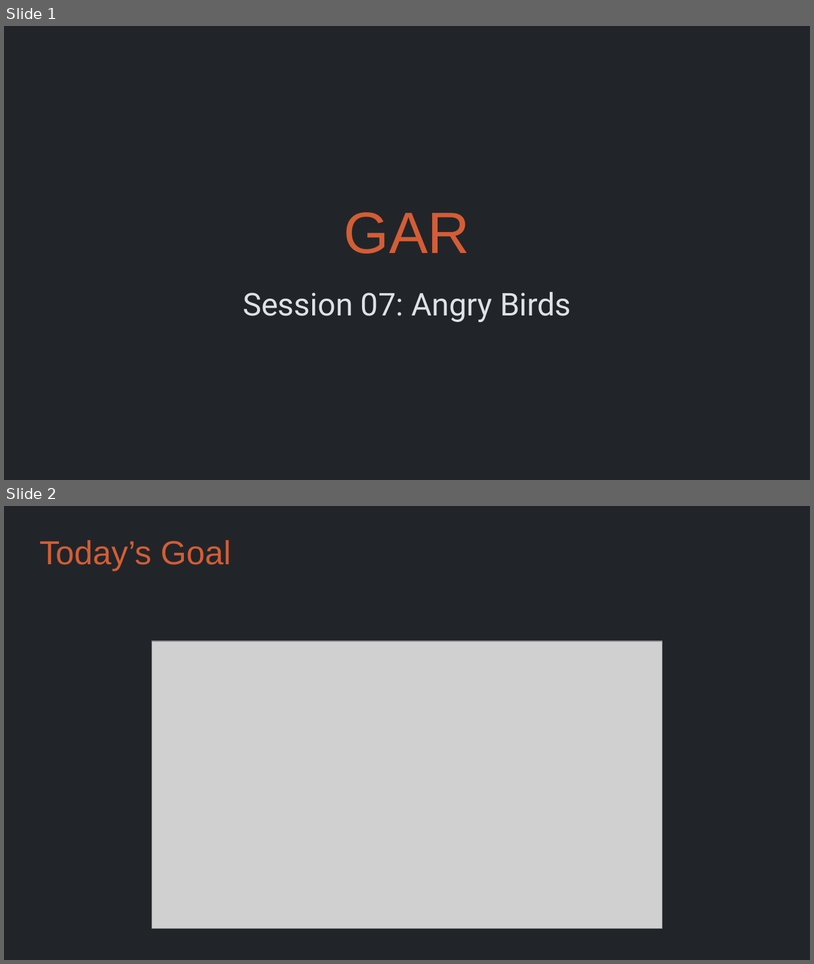
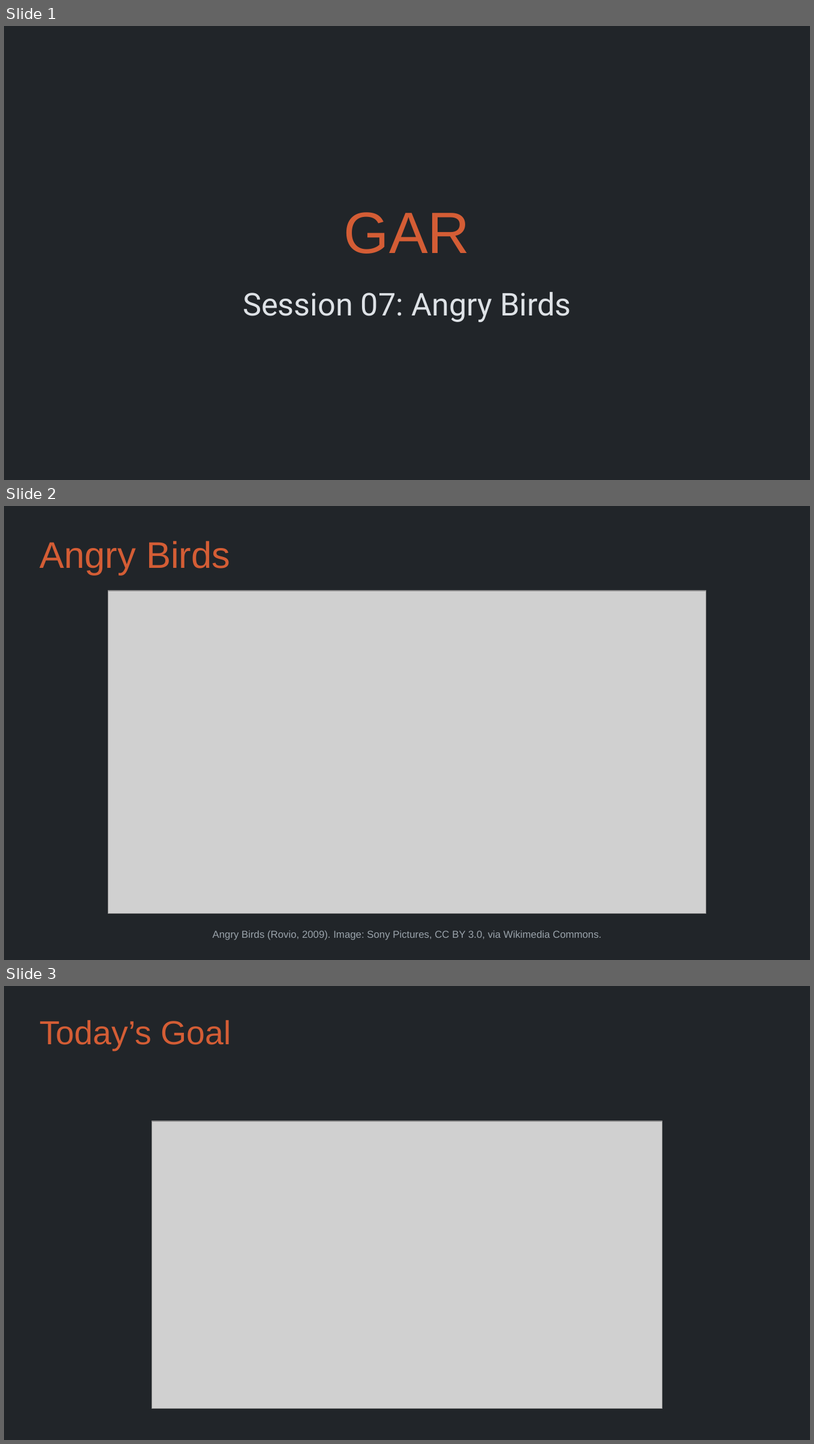
Before and after one commit to Metamate/gar, a slide deck: slides/07 Angry Birds.pptx. Shown one above the other, each under a label of ours: slides 1 and 2 before the commit, slides 1, 2 and 3 after it. The pictures are 814x964 and 814x1444 pixels, drawn with LibreOffice and Linux fonts; fonts in the diff are those of the drawing; grey boxes stand for pictures. Boxes give left, top, right and bottom in pixels: in the first picture for what was removed or moved away, otherwise in the second. Text is boxed around its words. In the diff, an @@ line names an element or a change of style, - is before the commit and + after.

```diff
--- a/slides/07 Angry Birds.pptx
+++ b/slides/07 Angry Birds.pptx
@@ slide 2 added at [4,506,810,960], background #212529 @@
@@ title added at [39,541,230,575], 33 pt, text #D45D35 @@
+Angry Birds
@@ picture added at [108,591,707,913] @@
@@ text added at [213,930,602,940], 9 pt, text #9AA3AB @@
+Angry Birds (Rovio, 2009). Image: Sony Pictures, CC BY 3.0, via Wikimedia Commons.
@@ what was slide 2 is now slide 3 @@
```
Also in this commit, not shown: 11 other files.
